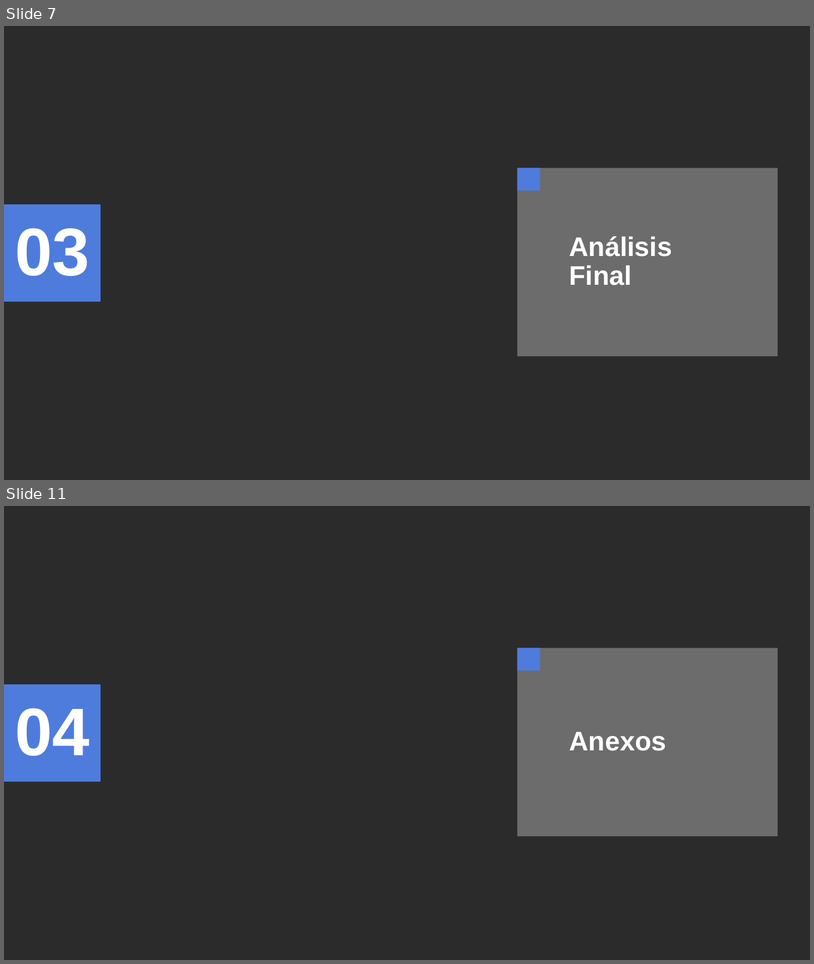
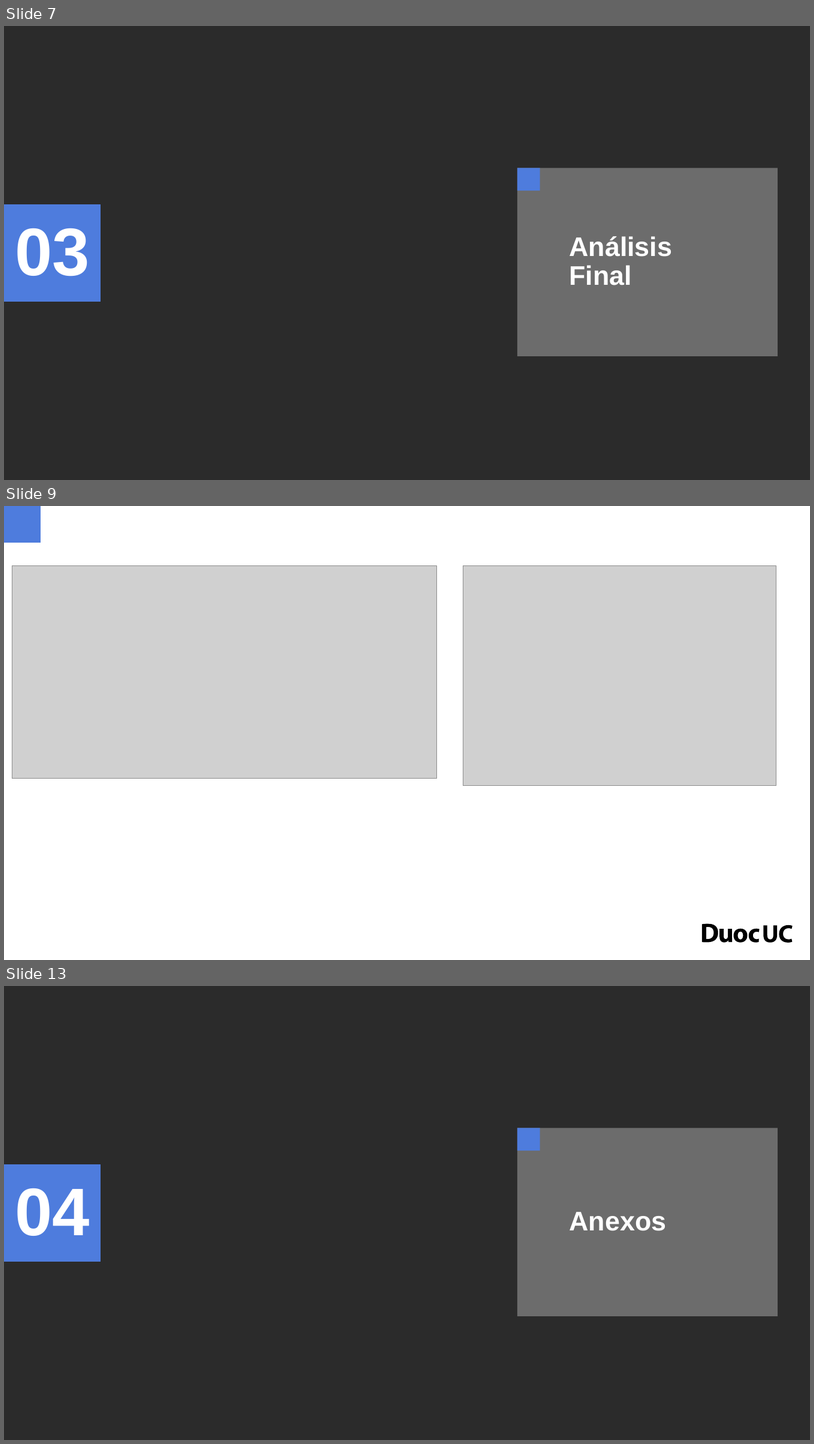
Before and after one commit to GabTo0011/entrega_1-prog_para_ciencia_datos, a slide deck: docs/Formato presentacion evaluacion parcial 1.pptx. Shown one above the other, each under a label of ours: slides 7 and 11 before the commit, slides 7, 9 and 13 after it; the slides between them are not shown. The pictures are 814x964 and 814x1444 pixels, drawn with LibreOffice and Linux fonts; fonts in the diff are those of the drawing; grey boxes stand for pictures; background and template pictures are left out; a plain dark background stands for a picture behind light text. Boxes give left, top, right and bottom in pixels: in the first picture for what was removed or moved away, otherwise in the second. Text is boxed around its words. In the diff, an @@ line names an element or a change of style, - is before the commit and + after.

```diff
--- a/docs/Formato presentacion evaluacion parcial 1.pptx
+++ b/docs/Formato presentacion evaluacion parcial 1.pptx
@@ slide 9 added at (4, 506, 810, 960), background #FFFFFF @@
@@ rectangle added at (4, 506, 40, 542), fill #4E7CDD @@
@@ picture added at (12, 566, 437, 778) @@
@@ picture added at (464, 566, 777, 785) @@
@@ freeform shape added at (703, 924, 760, 942), fill #000000 @@
@@ freeform shape added at (764, 925, 778, 942), fill #000000 @@
@@ freeform shape added at (780, 925, 793, 942), fill #000000 @@
@@ what was slide 11 is now slide 13 @@
```
Also in this commit, not shown: 5 slides changed, 1 other slide added, 1 other file.
